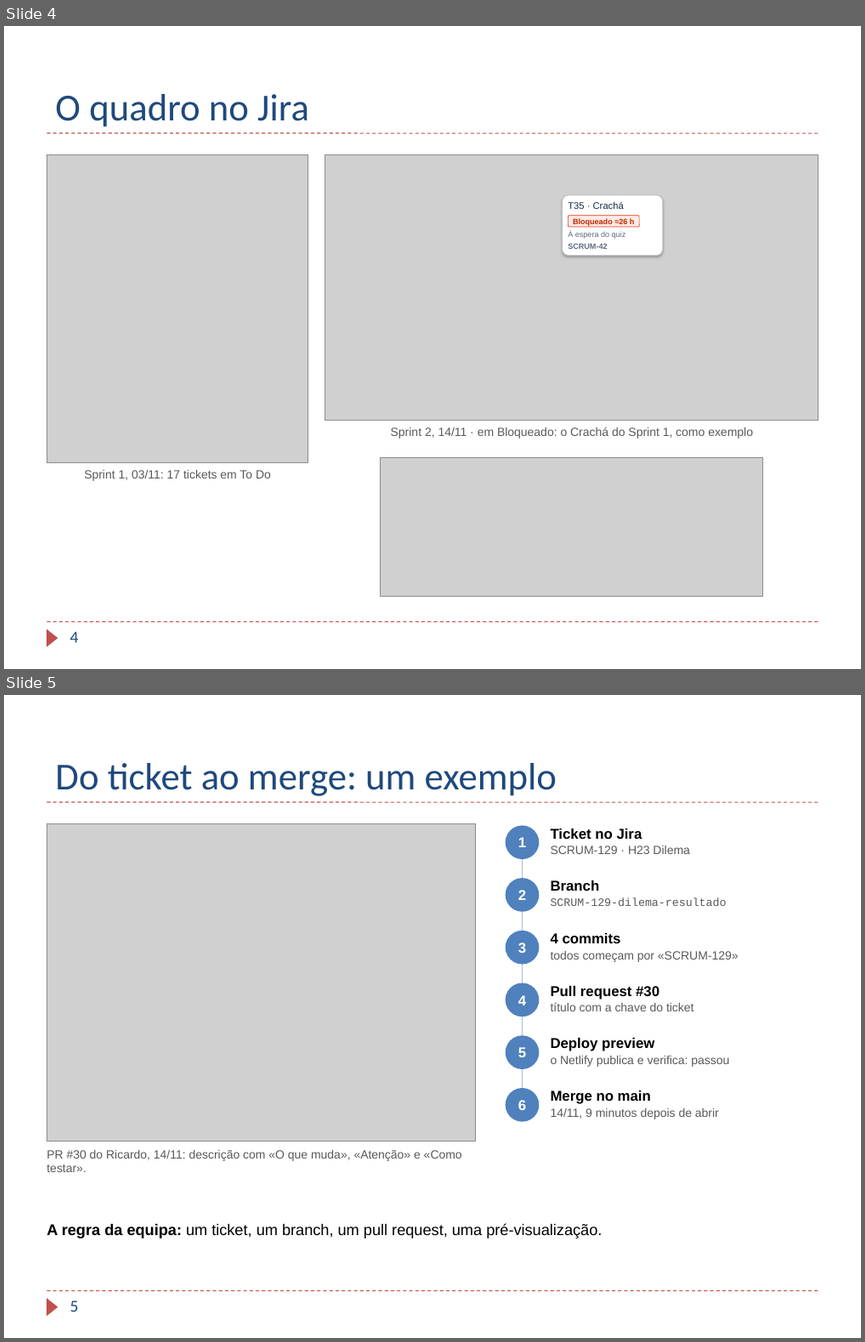
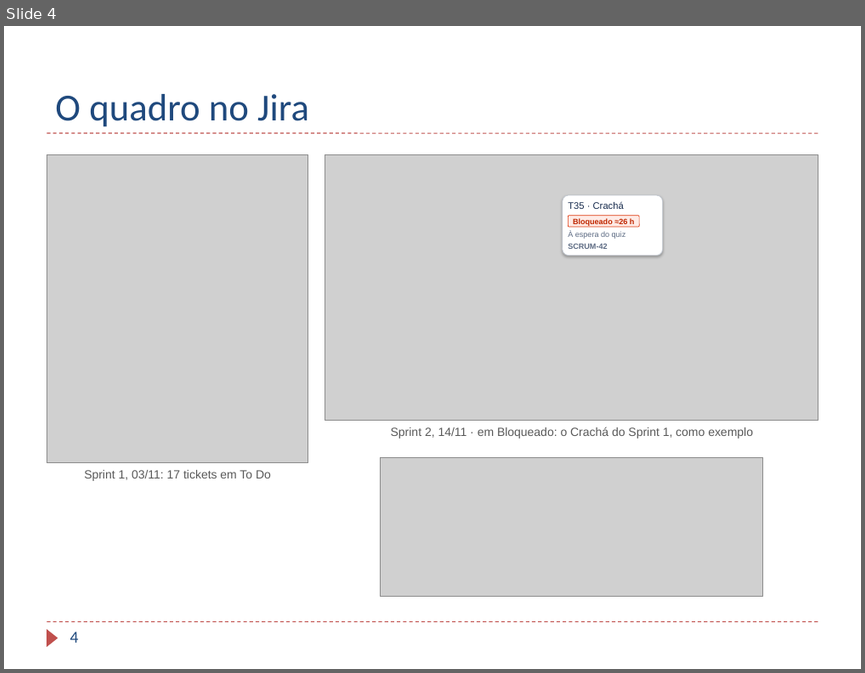
Before and after one commit to TaniaBmGuedes/MDS-TP4, a slide deck: entrega/07_Apresentacao_Final.pptx. Shown one above the other, each under a label of ours: slides 4 and 5 before the commit, slide 4 after it. The pictures are 865x1342 and 865x673 pixels, drawn with LibreOffice and Linux fonts; fonts in the diff are those of the drawing; grey boxes stand for pictures; background and template pictures are left out. Boxes give left, top, right and bottom in pixels: in the first picture for what was removed or moved away, otherwise in the second. Text is boxed around its words. In the diff, an @@ line names an element or a change of style, - is before the commit and + after.

Commit message:
Apresentação: slide de qualidade (151 testes, tipos, ESLint e deploy preview) em vez do exemplo do PR

```diff
--- a/entrega/07_Apresentacao_Final.pptx
+++ b/entrega/07_Apresentacao_Final.pptx
@@ slide 5 removed at (4,695,861,1338), background #FFFFFF; not listed: 3 template elements that a slide beside it also shows @@
@@ title removed at (55,763,556,796) @@
-Do ticket ao merge: um exemplo
@@ picture removed at (46,823,475,1140) @@
@@ ellipse removed at (506,825,539,859) @@
-1
@@ rectangle removed at (522,842,522,1105) @@
@@ text removed at (551,828,689,854) @@
-Ticket no Jira
-SCRUM-129 · H23 Dilema
@@ ellipse removed at (506,878,539,911) @@
-2
@@ text removed at (551,880,726,906) @@
-Branch
-SCRUM-129-dilema-resultado
@@ ellipse removed at (506,930,539,964) @@
-3
@@ text removed at (551,933,738,962) @@
-4 commits
-todos começam por «SCRUM-129»
@@ ellipse removed at (506,983,539,1016) @@
-4
@@ text removed at (551,986,694,1011) @@
-Pull request #30
-título com a chave do ticket
@@ ellipse removed at (506,1035,539,1068) @@
-5
@@ text removed at (551,1038,729,1066) @@
-Deploy preview
-o Netlify publica e verifica: passou
@@ ellipse removed at (506,1088,539,1121) @@
-6
@@ text removed at (551,1090,719,1119) @@
-Merge no main
-14/11, 9 minutos depois de abrir
@@ text removed at (46,1150,462,1172) @@
-PR #30 do Ricardo, 14/11: descrição com «O que muda», «Atenção» e «Como testar».
@@ text removed at (46,1223,602,1238) @@
-A regra da equipa: um ticket, um branch, um pull request, uma pré-visualização.
@@ page number removed at (70,1300,79,1311) @@
-5
```
Also in this commit, not shown: 2 slides changed, 1 slide added.
